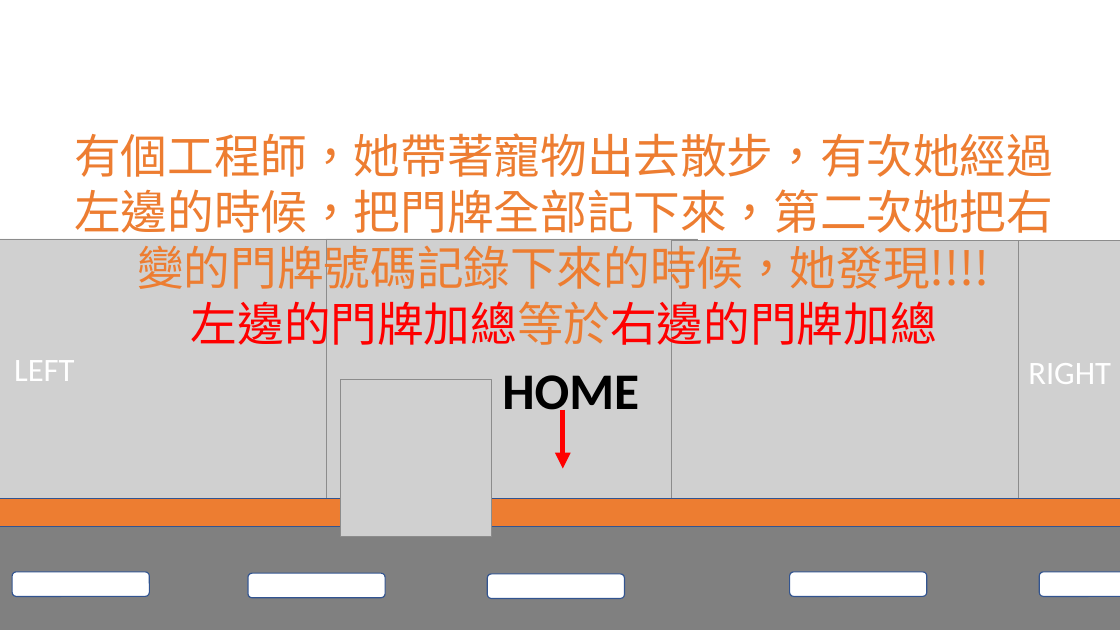
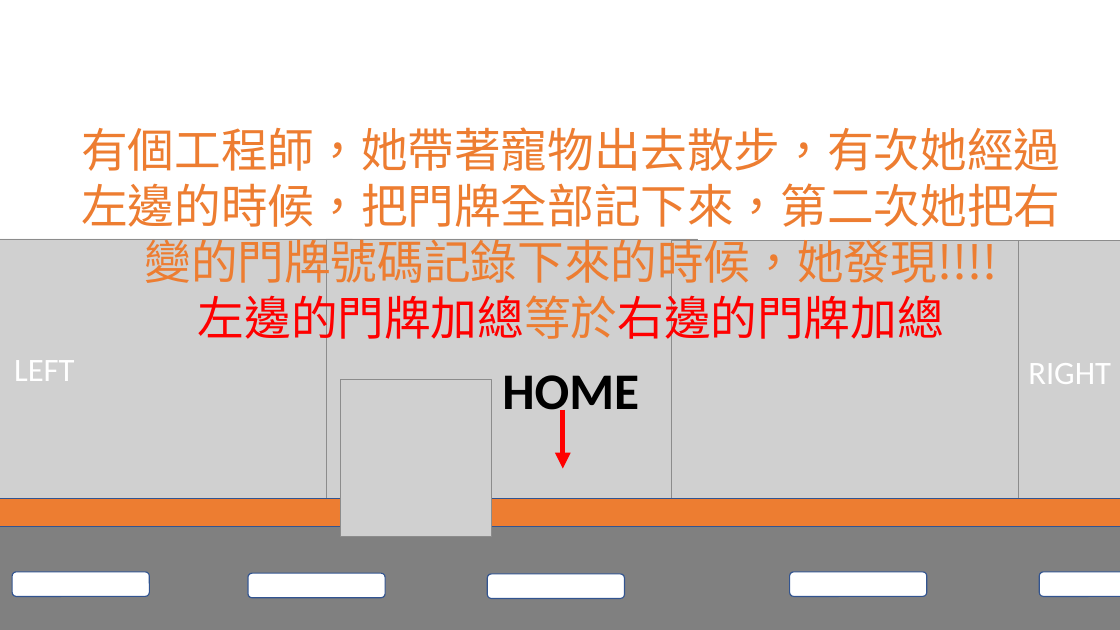
Before and after one commit to kerong2002/110-C-final-project, a slide deck: slide 2 of ppt/C110152338_138.pptx. Drawn at 1120x630 pixels with LibreOffice and Linux fonts; fonts in the diff are those of the drawing; grey boxes stand for pictures; background and template pictures are left out. Boxes give left, top, right and bottom in pixels: in the first picture for what was removed or moved away, otherwise in the second. Text is boxed around its words. In the diff, an @@ line names an element or a change of style, - is before the commit and + after.

```diff
--- a/ppt/C110152338_138.pptx
+++ b/ppt/C110152338_138.pptx
@@ text "有個工程師，她帶著寵物出去散步，有次她經過左邊的時候，把門牌全部記下來，第二次她把右變的門牌號碼記錄下來的時候，她發現! ...": place and size @@
-text "有個工程師，她帶著寵物出去散步，有次她經過左邊的時候，把門牌全部記下來，第二次她把右變的門牌號碼記錄下來的時候，她發現! ..." at [74,133,1053,353]
+text "有個工程師，她帶著寵物出去散步，有次她經過左邊的時候，把門牌全部記下來，第二次她把右變的門牌號碼記錄下來的時候，她發現! ..." at [81,127,1060,347]
```
Also in this commit, not shown: 2 other slides changed.
